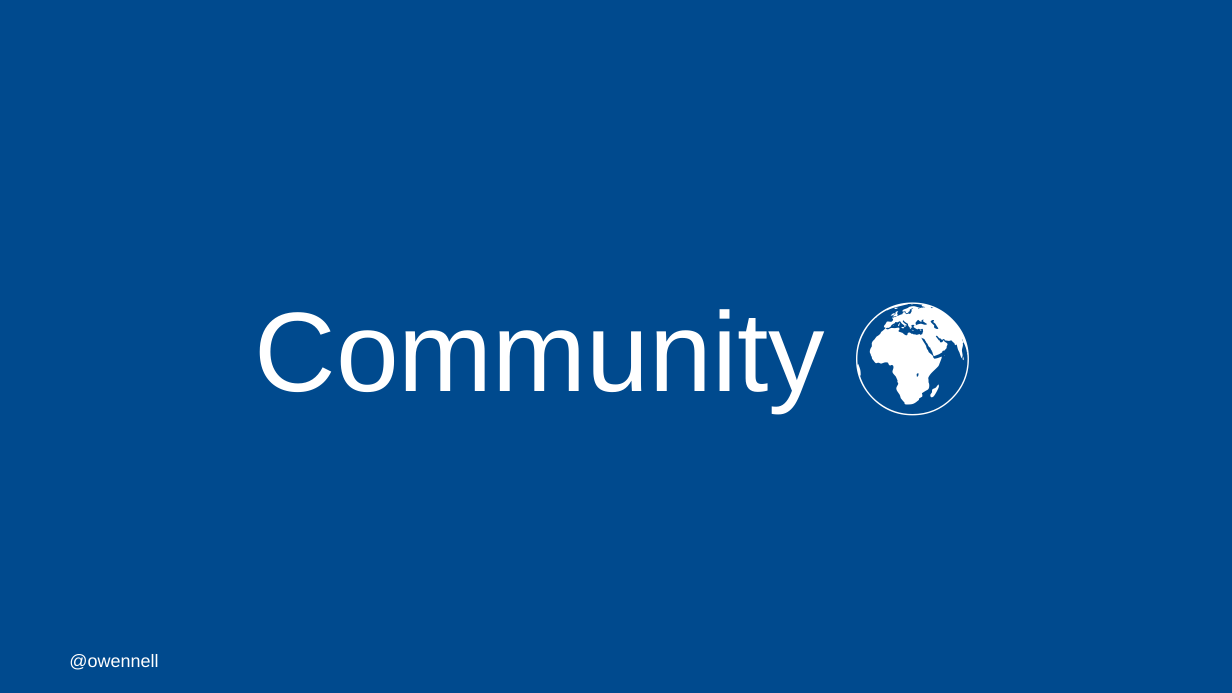
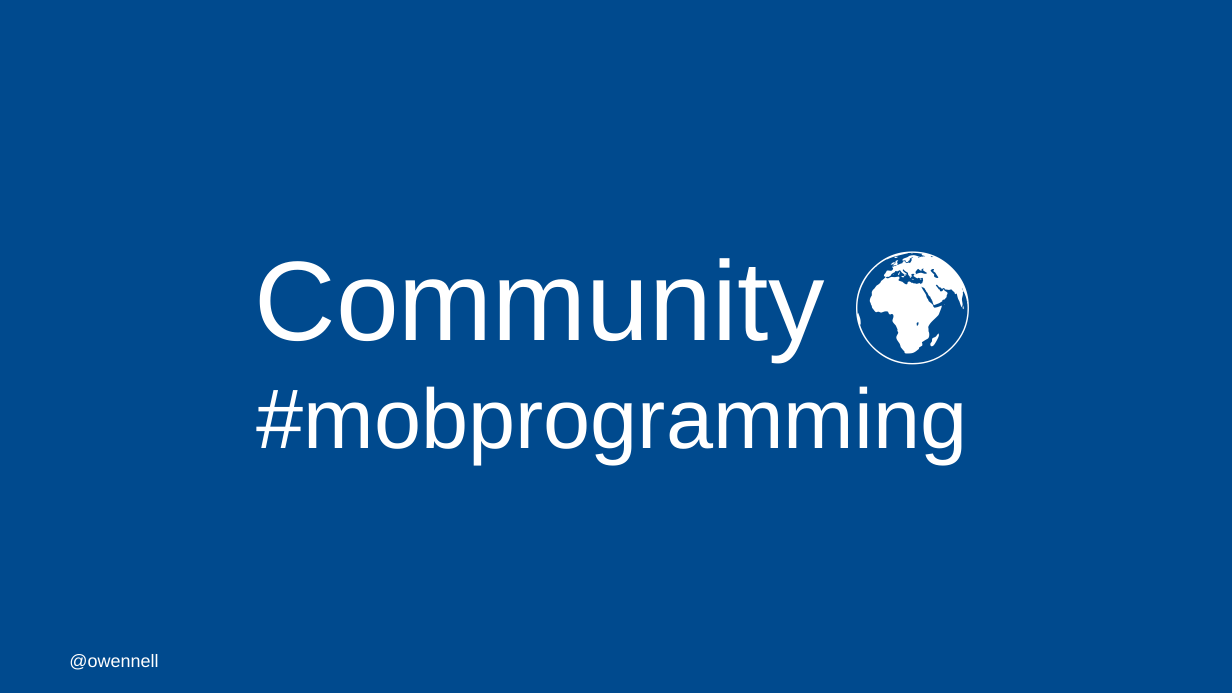
Before and after one commit to oliwennell/talks, a slide deck: slide 55 of a-mob-mentality.pptx. Drawn at 1232x693 pixels with LibreOffice and Linux fonts; fonts in the diff are those of the drawing; background and template pictures are left out. Boxes give left, top, right and bottom in pixels: in the first picture for what was removed or moved away, otherwise in the second. Text is boxed around its words. In the diff, an @@ line names an element or a change of style, - is before the commit and + after.

```diff
--- a/a-mob-mentality.pptx
+++ b/a-mob-mentality.pptx
@@ title at [255, 258, 968, 463]: text changed; size 88 to 66 pt @@
-Community 🌍
+Community 🌍
+#mobprogramming
```
Also in this commit, not shown: 1 other slide changed.
